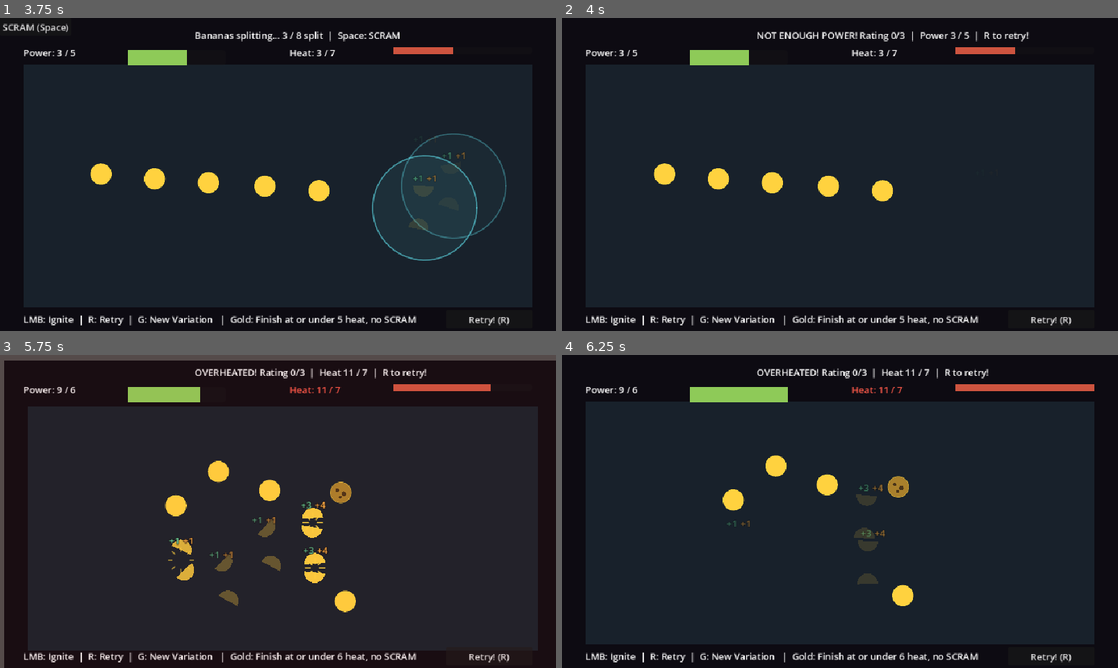
Above: before the commit, frames 1-4 (two rows, left to right).
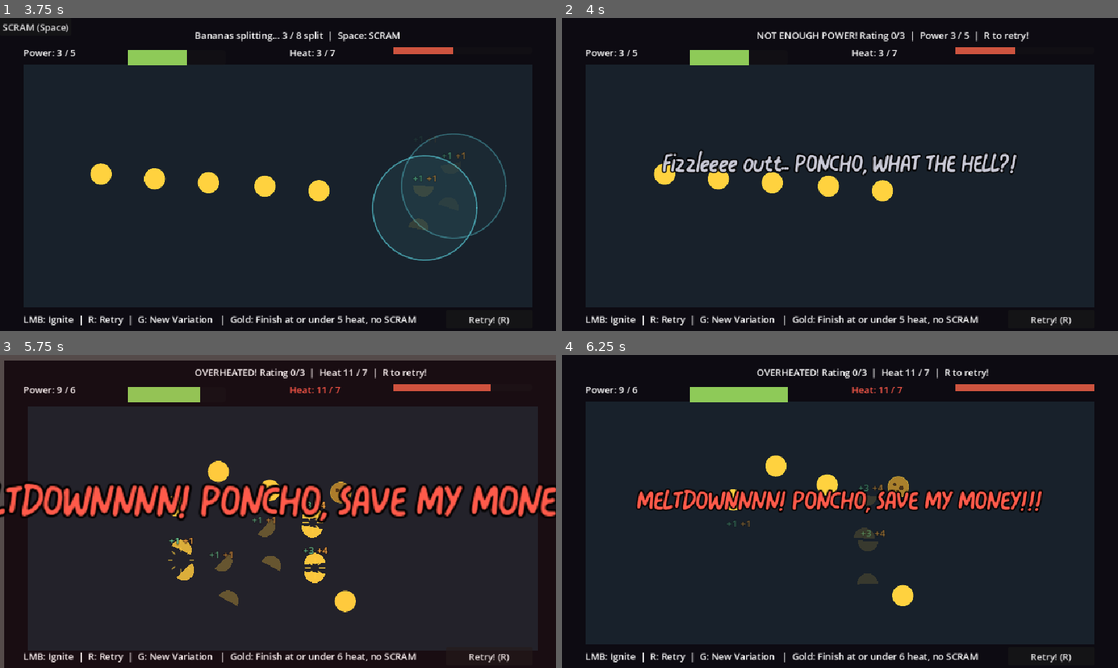
Above: after the commit, the same moments.

Repository: UnderstoodUseYourUsernameHere/banana-fission
Game: Godot game, scene res://scenes/main.tscn
The game is run twice, just before and just after one commit, with the same random seed, the same clock (stepped at 60 frames per second) and the same inputs.
Inputs (mouse positions are in pixels of both pictures, inside the frame that each line leads up to):
- Up to frame 1 (3.75 s): click "Retry! (R)" at 0.5 s; click "Retry! (R)" at 1.25 s; click "Retry! (R)" at 2 s; tap Enter at 2.75 s; move the mouse to (400, 158) at 2.77 s; press the mouse at (400, 158) at 2.78 s; hold Right 2.78-3.5 s; release the mouse at (400, 158) at 3.5 s; drag from (166, 190) to (250, 237) at 3.52 s
- Up to frame 2 (4 s): no input
- Up to frame 3 (5.75 s): move the mouse to (333, 442) at 4.27 s; hold Right 4.28-5 s; hold N (next_level) 4.28-5 s; drag from (250, 574) to (111, 464) at 5.02 s
- Up to frame 4 (6.25 s): move the mouse to (1006, 558) at 5.77 s; hold Left from 5.78 s (still down); tap Alt at 5.85 s

Frame 1 is identical in both runs. In frame 2, 2.4% of the frame differs, in the area x 17-82%, y 42-51%; in frame 3, 7.7%, in the area x 0-100%, y 40-54%; in frame 4, 3.6%.

Commit message:
feat: animated result banner

Diff:
--- a/scenes/main.tscn
+++ b/scenes/main.tscn
@@ -5,6 +5,7 @@
 [ext_resource type="AudioStream" uid="uid://c2l7dvnkoc8jn" path="res://assets/sfx/impactMining_002.ogg" id="3_jyhfs"]
 [ext_resource type="Script" uid="uid://t482fluxjctx" path="res://scripts/aim.gd" id="3_sugp2"]
 [ext_resource type="AudioStream" uid="uid://dk0onfclh3dbk" path="res://assets/sfx/impactBell_heavy_001.ogg" id="4_tbgi4"]
+[ext_resource type="FontFile" uid="uid://dpa0uotuu8ok1" path="res://assets/fonts/ATP-Pleasurize.woff2" id="6_tefeu"]
 
 [sub_resource type="StyleBoxFlat" id="StyleBoxFlat_pspmk"]
 bg_color = Color(0.5580934, 0.79221535, 0.34376252, 1)
@@ -147,6 +148,19 @@
 mouse_filter = 2
 color = Color(1, 1, 1, 0)
 
+[node name="Banner" type="Label" parent="HUD" unique_id=889506807]
+unique_name_in_owner = true
+visible = false
+offset_top = 210.0
+offset_right = 960.0
+offset_bottom = 290.0
+theme_override_colors/font_outline_color = Color(0, 0, 0, 1)
+theme_override_constants/outline_size = 10
+theme_override_fonts/font = ExtResource("6_tefeu")
+theme_override_font_sizes/font_size = 44
+horizontal_alignment = 1
+vertical_alignment = 1
+
 [node name="Camera" type="Camera2D" parent="." unique_id=215346093]
 unique_name_in_owner = true
 anchor_mode = 0
--- a/scripts/main.gd
+++ b/scripts/main.gd
@@ -53,6 +53,7 @@
 @onready var help_label: Label = $%Help
 @onready var camera: Camera2D = $%Camera
 @onready var flash: ColorRect = $%Flash
+@onready var banner: Label = $%Banner
 
 var state: RoundState = RoundState.AIMING
 var split_count: int = 0
@@ -479,7 +480,21 @@
 func _play_result_feedback() -> void:
 	if heat_total > heat_limit:
 		_play_sfx(overheat_sound)
+		_show_banner("MELTDOWNNNN! PONCHO, SAVE MY MONEY!!!", Color("ff5a4a"))
 	elif _won():
 		_play_sfx(stable_sound)
+		_show_banner("STABLE! %d/3" % earned_stars, Color("65d6a0"))
+		_flash(Color("65d6a0"), 0.2, 0.45)
 	else:
 		_play_sfx(fizzle_sound)
+		_show_banner("Fizzleeee outt... PONCHO, WHAT THE HELL?!", Color("c9c9d6"))
+
+func _show_banner(text: String, color: Color) -> void:
+	banner.text = text
+	banner.modulate = color
+	banner.visible = true
+	banner.pivot_offset = banner.size * 0.5
+	banner.scale = Vector2(1.8, 1.8)
+
+	var tween := create_tween()
+	tween.tween_property(banner, "scale", Vector2.ONE, 0.35).set_trans(Tween.TRANS_BACK).set_ease(Tween.EASE_OUT)
